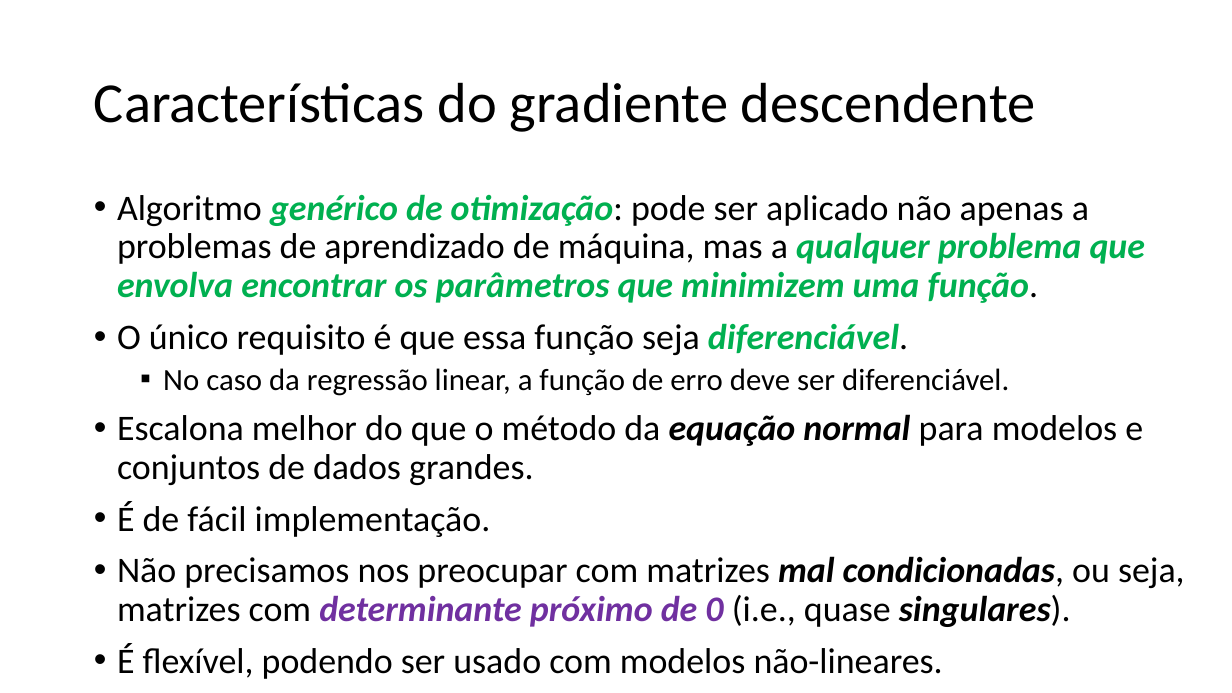
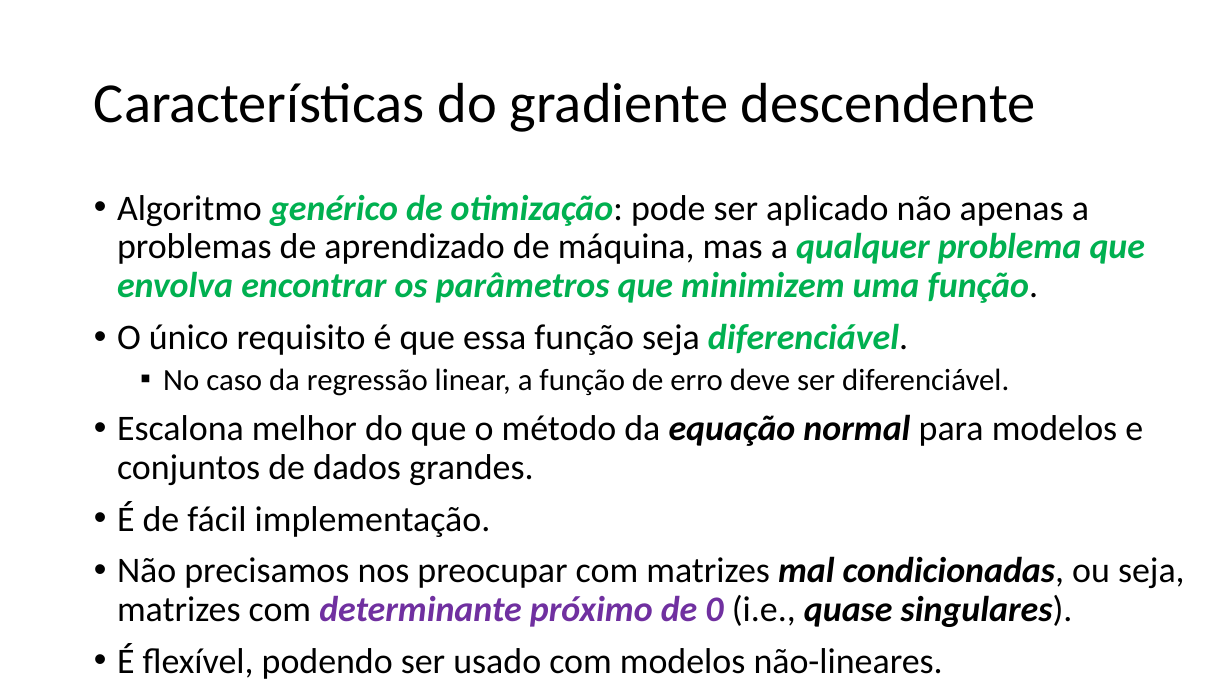
Before and after one commit to zz4fap/t319_aprendizado_de_maquina, a slide deck: slide 21 of slides/T319_Regressão_Linear (Parte II).pptx. Drawn at 1232x693 pixels with LibreOffice and Linux fonts; fonts in the diff are those of the drawing. Boxes give left, top, right and bottom in pixels: in the first picture for what was removed or moved away, otherwise in the second. Text is boxed around its words. In the diff, an @@ line names an element or a change of style, - is before the commit and + after.

Commit message:
new slides

```diff
--- a/slides/T319_Regressão_Linear (Parte II).pptx
+++ b/slides/T319_Regressão_Linear (Parte II).pptx
@@ text at [117, 556, 1185, 627]: bold on, italic on in "quase" @@
```
Also in this commit, not shown: 2 other slides changed.
